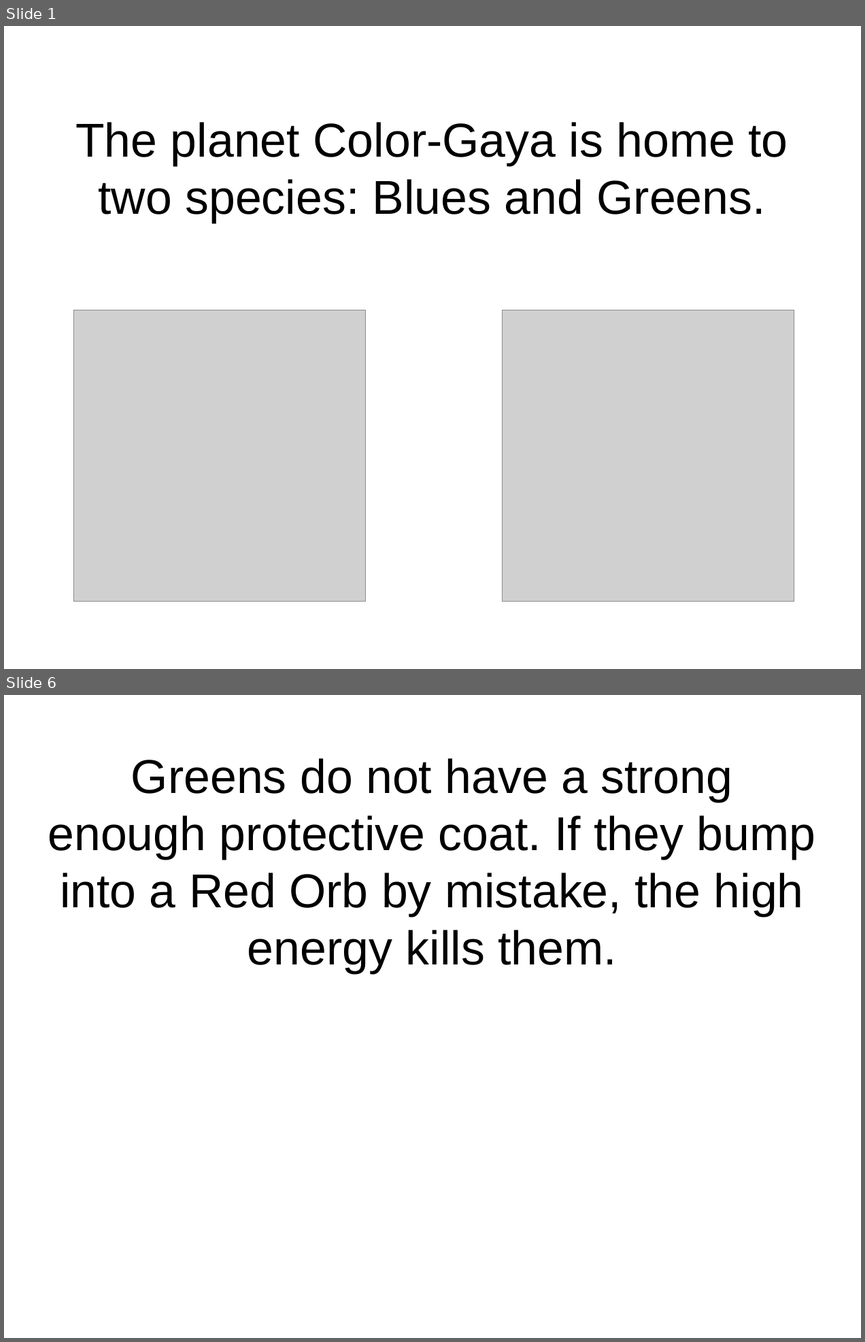
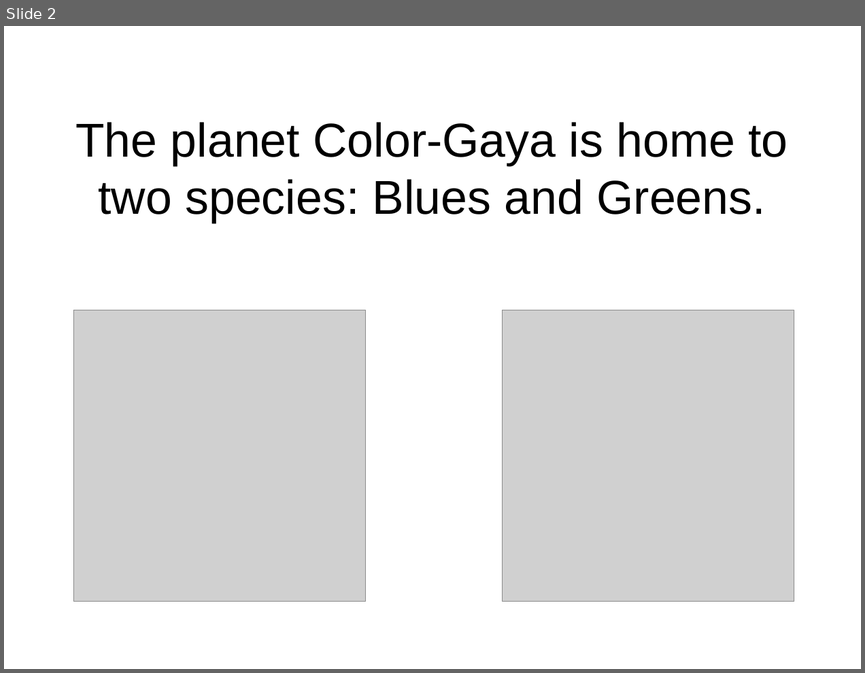
Before and after one commit to flxsosa/MoralDynamics, a slide deck: experiment_template/experiment_slides.odp. Shown one above the other, each under a label of ours: slides 1 and 6 before the commit, slide 2 after it; the slides between them are not shown. The pictures are 865x1342 and 865x673 pixels, drawn with LibreOffice and Linux fonts; fonts in the diff are those of the drawing; grey boxes stand for pictures. Boxes give left, top, right and bottom in pixels: in the first picture for what was removed or moved away, otherwise in the second. Text is boxed around its words. In the diff, an @@ line names an element or a change of style, - is before the commit and + after.

```diff
--- a/experiment_template/experiment_slides.odp
+++ b/experiment_template/experiment_slides.odp
@@ slide 6 removed at [4,695,861,1338], background #FFFFFF @@
@@ title removed at [48,758,816,973] @@
-Greens do not have a strong enough protective coat. If they bump into a Red Orb by mistake, the high energy kills them.
@@ what was slide 1 is now slide 2 @@
```
Also in this commit, not shown: 3 slides changed, 10 slides added, 2 other slides removed.
